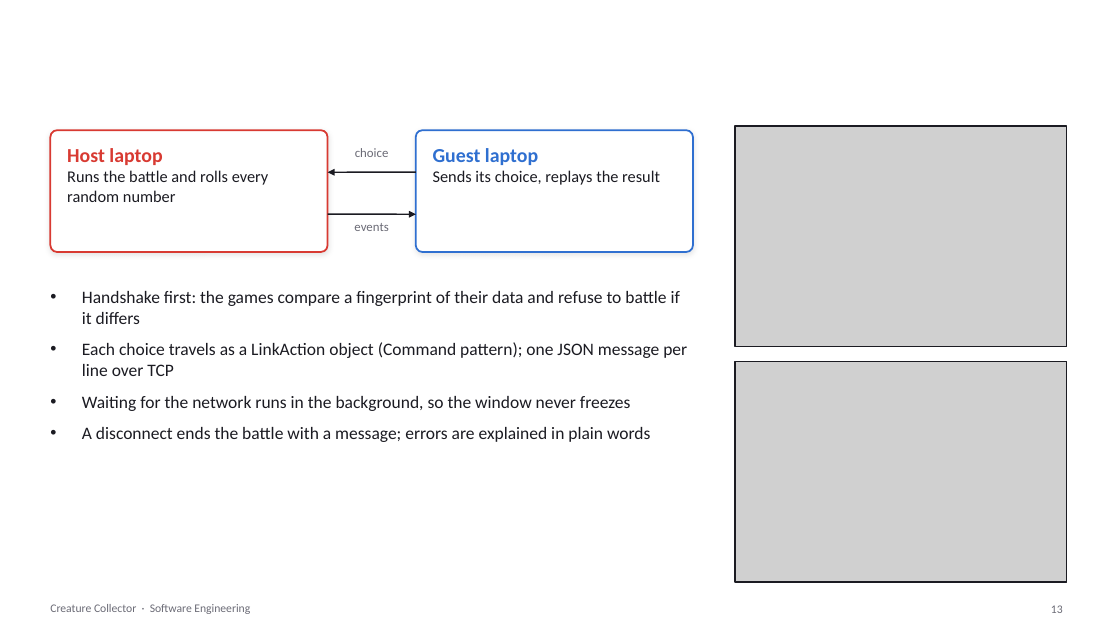
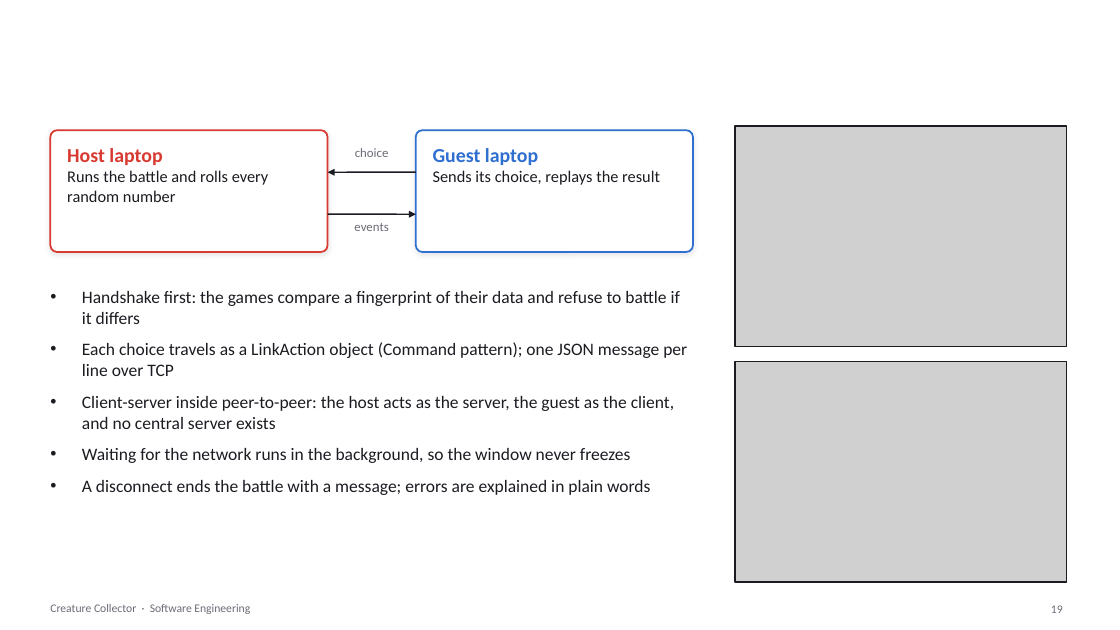
Before and after one commit to psdoom14/creature-collector, a slide deck: slide 19 of docs/se/CreatureCollector-SE.pptx (slide 13 before the commit). Drawn at 1120x630 pixels with LibreOffice and Linux fonts; fonts in the diff are those of the drawing; grey boxes stand for pictures; background and template pictures are left out. Boxes give left, top, right and bottom in pixels: in the first picture for what was removed or moved away, otherwise in the second. Text is boxed around its words. In the diff, an @@ line names an element or a change of style, - is before the commit and + after.

```diff
--- a/docs/se/CreatureCollector-SE.pptx
+++ b/docs/se/CreatureCollector-SE.pptx
@@ text at [82,396,674,429]: paragraph added @@
+• Client-server inside peer-to-peer: the host acts as the server, the guest as the client, and no central server exists
```
Also in this commit, not shown: 1 other slide changed, 10 slides added, 3 other files.
